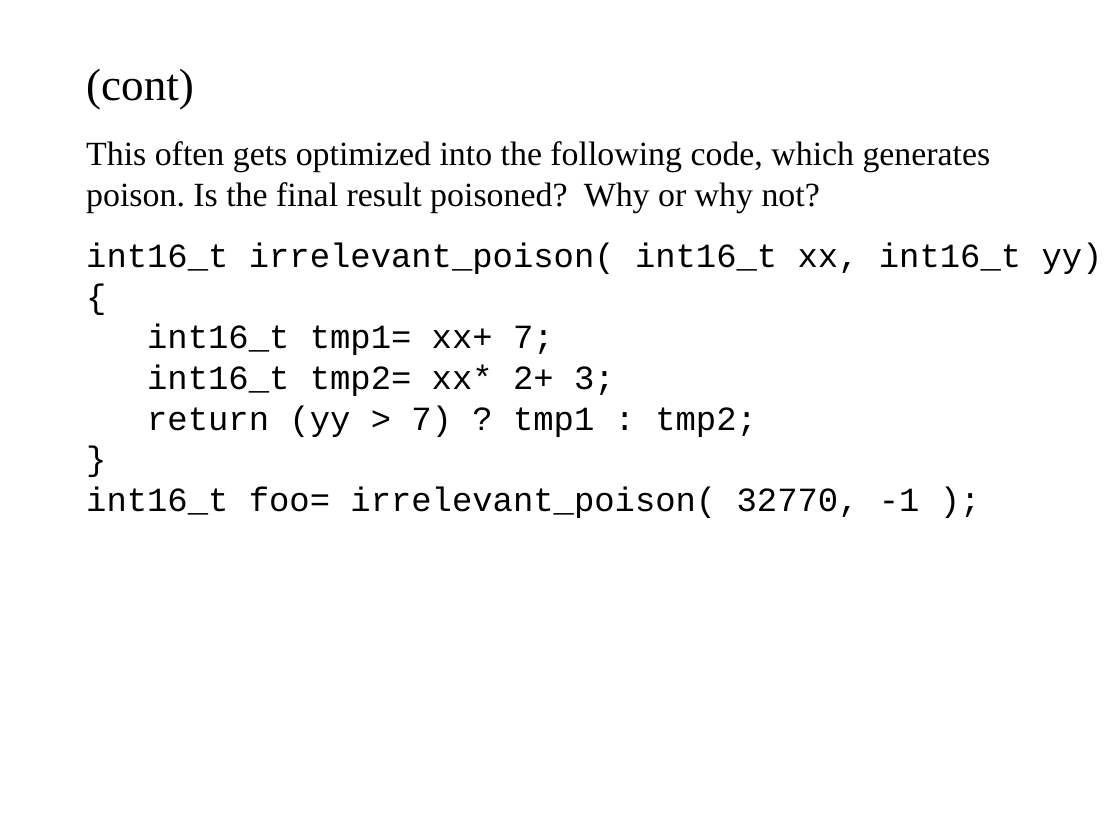
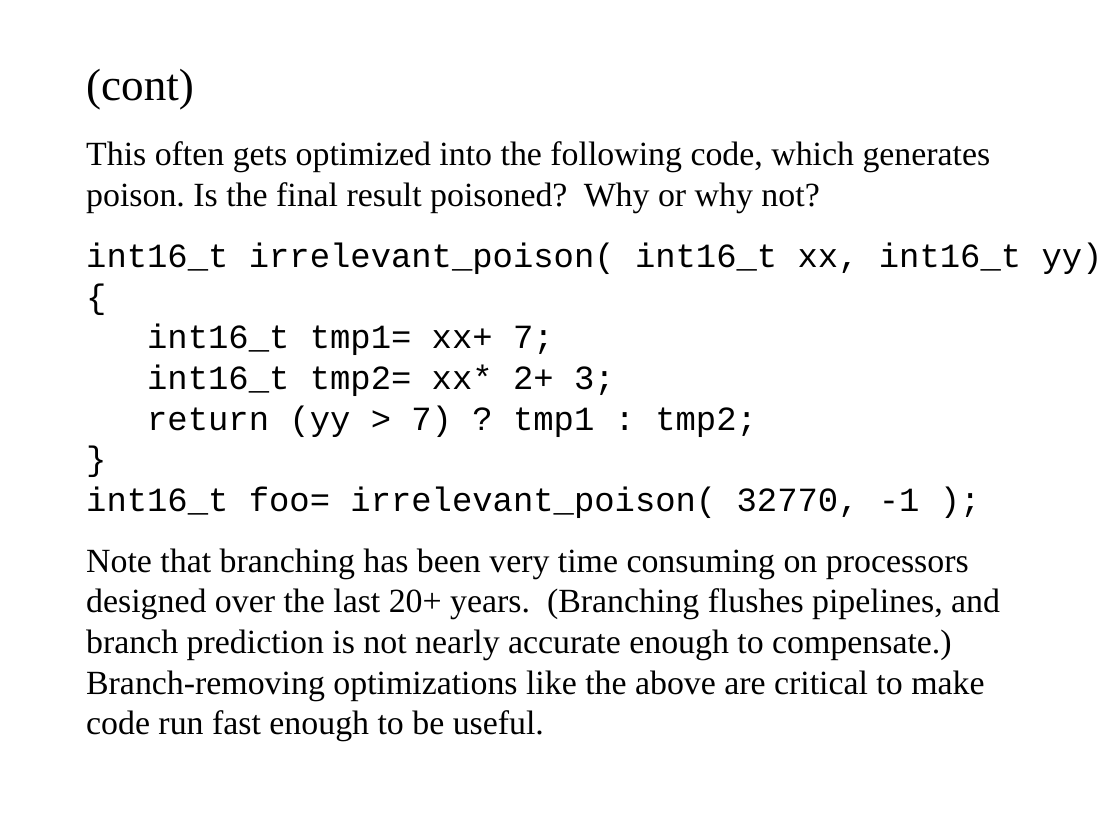
Before and after one commit to cschreiner/lli_undef_fix_admin, a slide deck: slide 9 of doc/poster/2015feb_grad_visit.draft.odp. Drawn at 1120x840 pixels with LibreOffice and Linux fonts; fonts in the diff are those of the drawing. Boxes give left, top, right and bottom in pixels: in the first picture for what was removed or moved away, otherwise in the second. Text is boxed around its words. In the diff, an @@ line names an element or a change of style, - is before the commit and + after.

```diff
--- a/doc/poster/2015feb_grad_visit.draft.odp
+++ b/doc/poster/2015feb_grad_visit.draft.odp
@@ text at (x1=86, y1=548, x2=1000, y2=742): paragraphs added @@
+Note that branching has been very time consuming on processors
+designed over the last 20+ years. (Branching flushes pipelines, and
+branch prediction is not nearly accurate enough to compensate.)
+Branch-removing optimizations like the above are critical to make
+code run fast enough to be useful.
```
Also in this commit, not shown: 1 other file.
